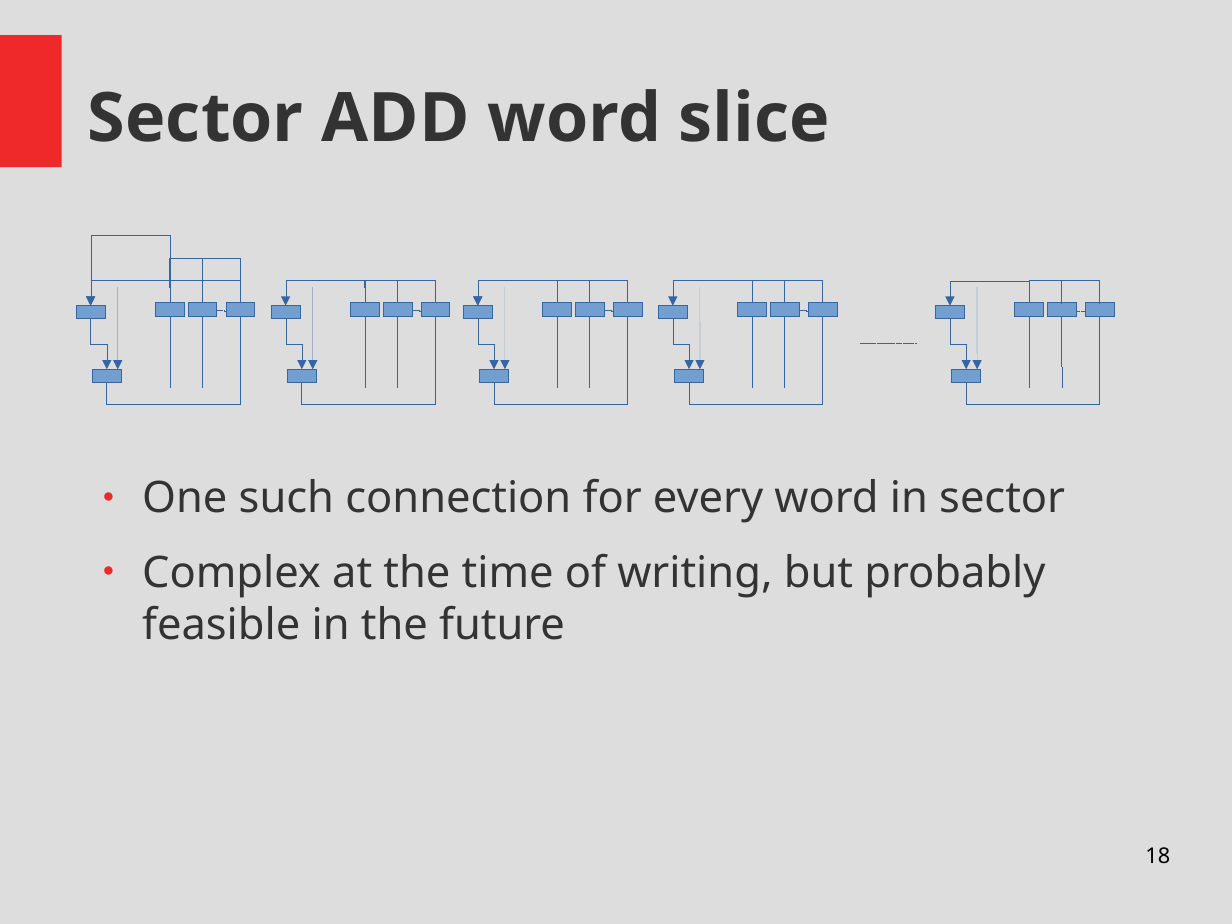
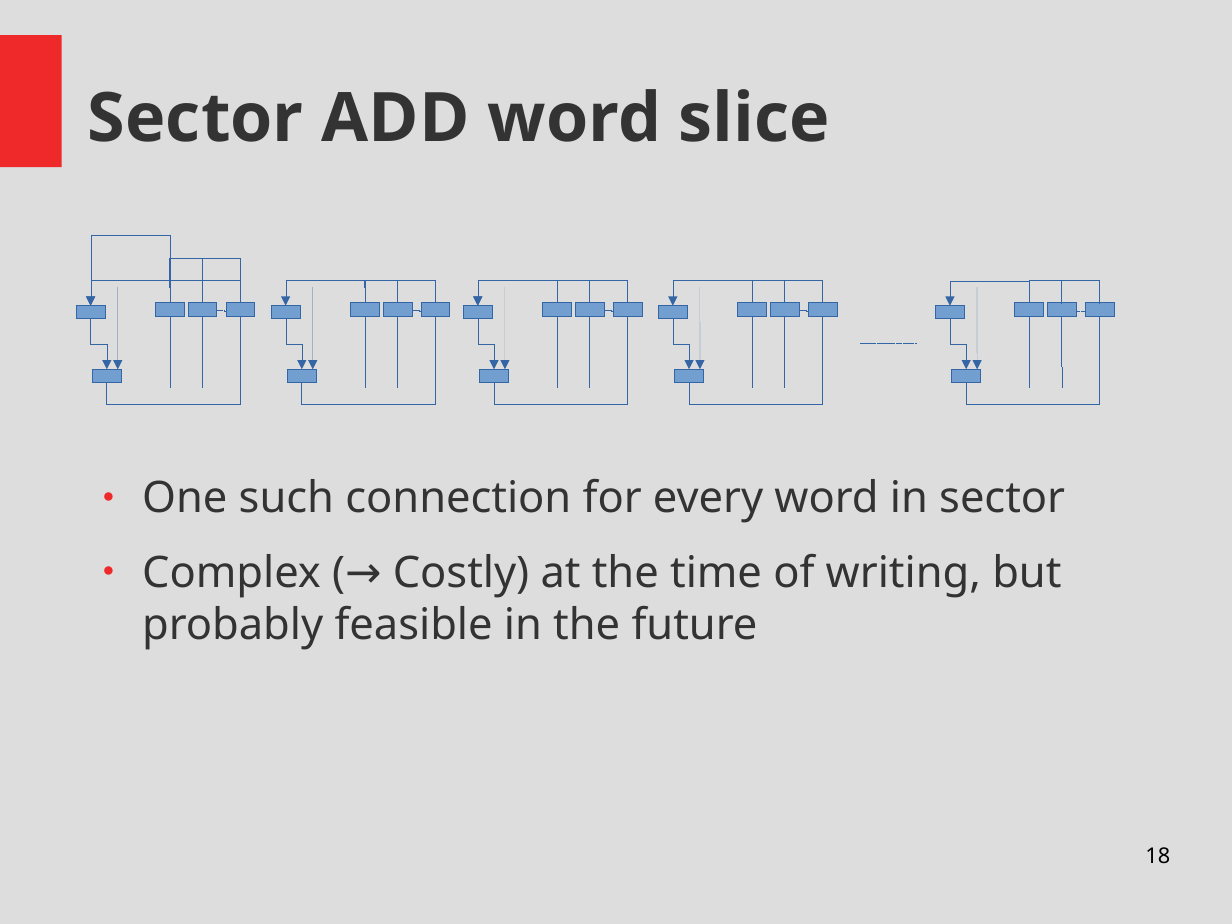
Before and after one commit to Thapep/PPS, a slide deck: slide 18 of inmemory/In Memory Processing Presentation.odp. Drawn at 1232x924 pixels with LibreOffice and Linux fonts; fonts in the diff are those of the drawing. Boxes give left, top, right and bottom in pixels: in the first picture for what was removed or moved away, otherwise in the second. Text is boxed around its words. In the diff, an @@ line names an element or a change of style, - is before the commit and + after.

```diff
--- a/inmemory/In Memory Processing Presentation.odp
+++ b/inmemory/In Memory Processing Presentation.odp
@@ text at box(142, 554, 1061, 650): text changed @@
-● Complex at the time of writing, but probably feasible in the future
+● Complex (→ Costly) at the time of writing, but probably feasible in the future
```
Also in this commit, not shown: 6 slides added, 2 other files.
